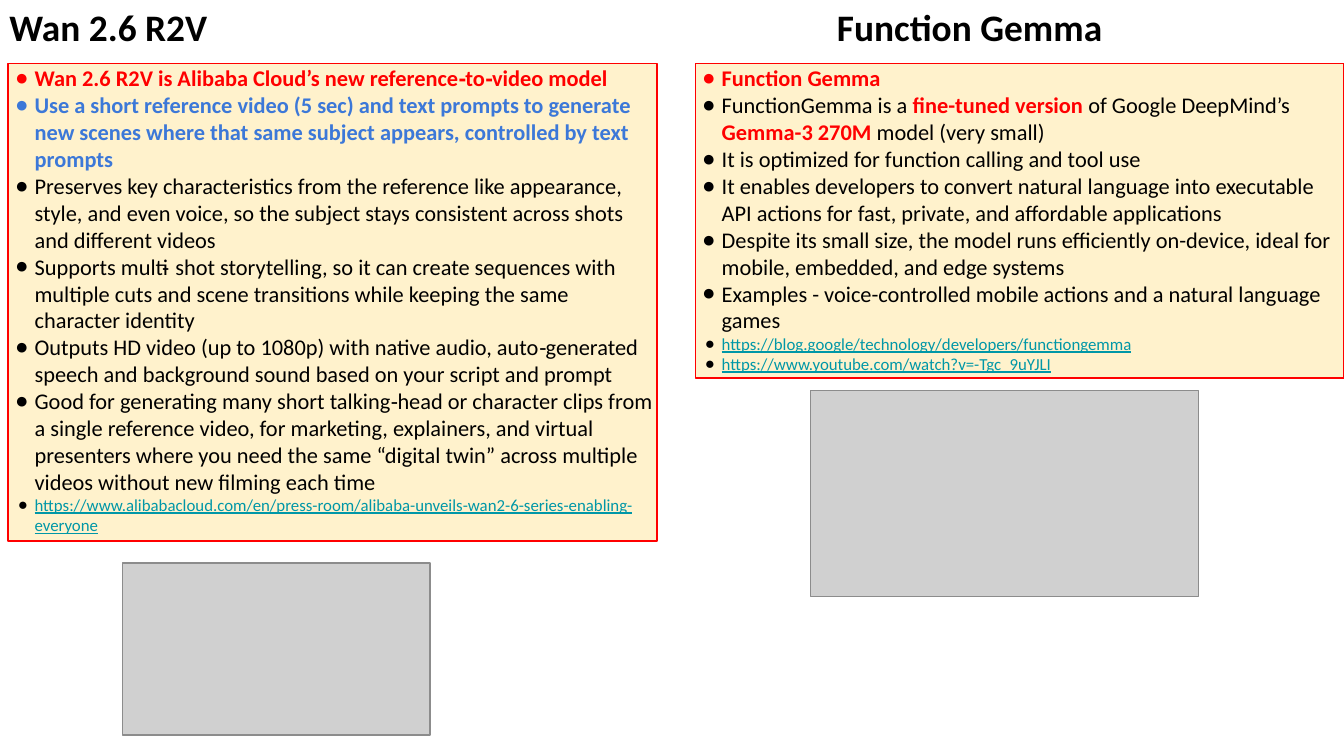
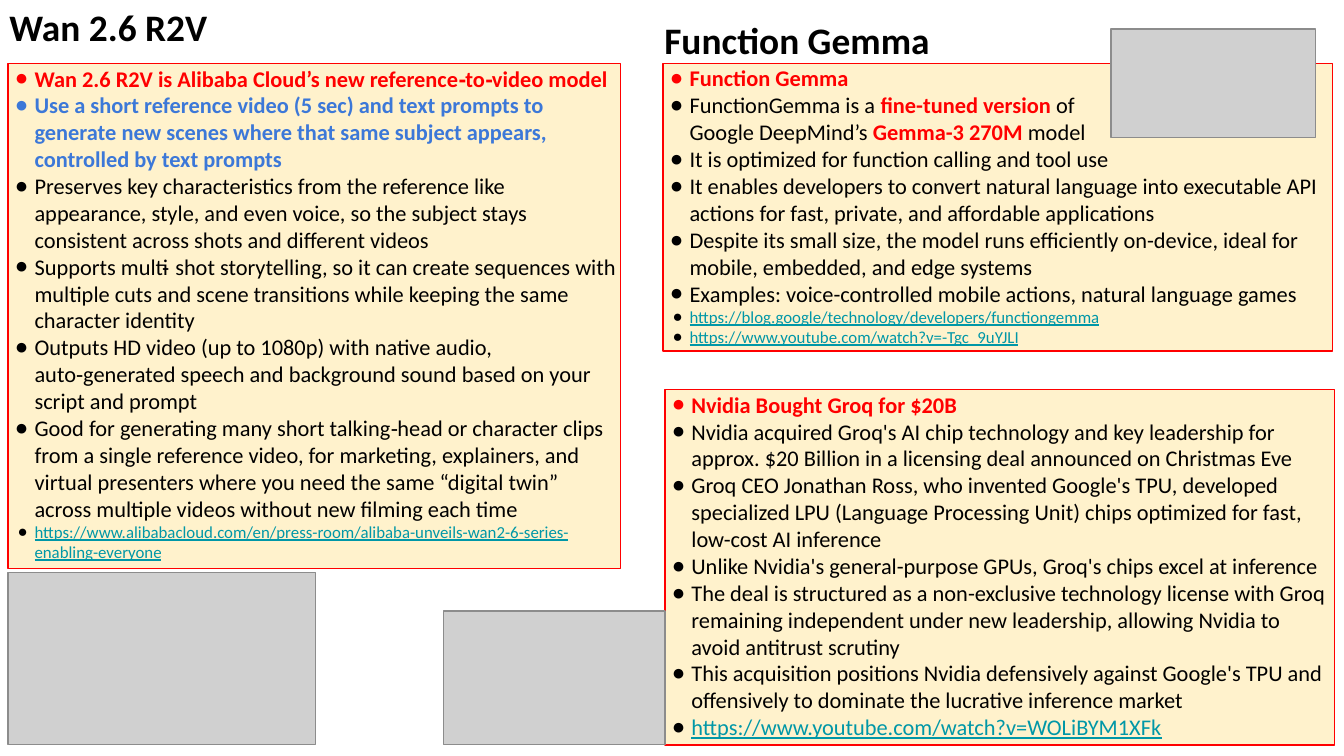
Before and after one commit to lselector/seminar, a slide deck: slide 5 of 2025/2025-12-26-AI-Updates.pptx. Drawn at 1344x756 pixels with LibreOffice and Linux fonts; fonts in the diff are those of the drawing; grey boxes stand for pictures. Boxes give left, top, right and bottom in pixels: in the first picture for what was removed or moved away, otherwise in the second. Text is boxed around its words. In the diff, an @@ line names an element or a change of style, - is before the commit and + after.

Commit message:
update

```diff
--- a/2025/2025-12-26-AI-Updates.pptx
+++ b/2025/2025-12-26-AI-Updates.pptx
@@ text "Function Gemma" rewrapped from (837, 14, 1102, 42) to (664, 27, 930, 64) @@
@@ picture added at (1111, 30, 1316, 138) @@
@@ rectangle "Wan 2.6 R2V is Alibaba ...": place and size @@
-rectangle "Wan 2.6 R2V is Alibaba ..." at (8, 63, 657, 542)
+rectangle "Wan 2.6 R2V is Alibaba ..." at (8, 63, 621, 569)
@@ rectangle "Function Gemma": place and size @@
-rectangle "Function Gemma" at (695, 63, 1344, 378)
+rectangle "Function Gemma" at (663, 63, 1332, 351)
@@ text in rectangle at (690, 97, 1086, 144): text changed @@
-● FunctionGemma is a fine-tuned version of Google DeepMind’s Gemma-3 270M model (very small)
+● FunctionGemma is a fine-tuned version of
+  Google DeepMind’s Gemma-3 270M model
@@ text in rectangle at (690, 286, 1297, 306): text changed @@
-● Examples - voice-controlled mobile actions and a natural language games
+● Examples: voice-controlled mobile actions, natural language games
@@ rectangle added at (665, 390, 1335, 746), fill #FFF2CC, outline #FF0000 0.75 pt, 12 pt, text #000000 @@
+● Nvidia Bought Groq for $20B
+● Nvidia acquired Groq's AI chip technology and key leadership for approx. $20 Billion in a licensing deal announced on Christmas Eve
+● Groq CEO Jonathan Ross, who invented Google's TPU, developed specialized LPU (Language Processing Unit) chips optimized for fast, low-cost AI inference
+● Unlike Nvidia's general-purpose GPUs, Groq's chips excel at inference
+● The deal is structured as a non-exclusive technology license with Groq remaining independent under new leadership, allowing Nvidia to avoid antitrust scrutiny
+● This acquisition positions Nvidia defensively against Google's TPU and offensively to dominate the lucrative inference market
+● https://www.youtube.com/watch?v=WOLiBYM1XFk
@@ picture removed at (810, 391, 1199, 597) @@
@@ picture: place and size @@
-picture at (122, 563, 430, 735)
+picture at (8, 573, 316, 745)
@@ picture added at (444, 612, 665, 745) @@
```
Also in this commit, not shown: 4 other slides changed, 1 slide added.
